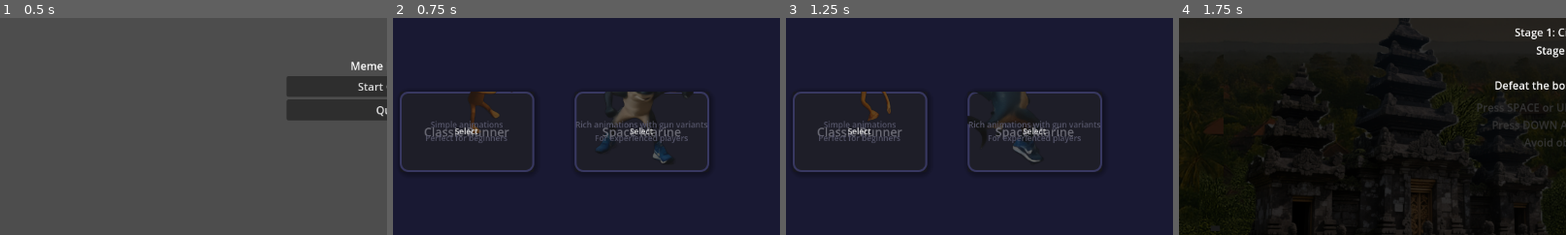
Above: before the commit, frames 1-4 (left to right).
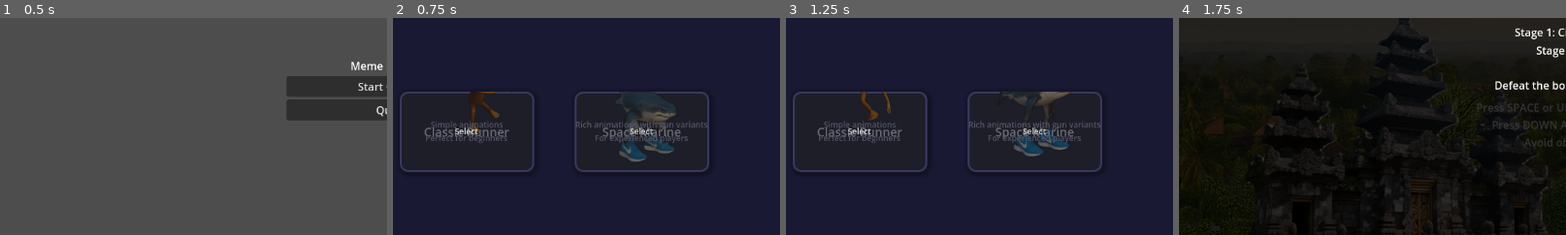
Above: after the commit, the same moments.

Repository: DeweyHur/meme_runner
Game: Godot game, scene res://scenes/MainMenu.tscn
Same seed, same stepped clock (60 frames per second), same inputs: the game is played once before the commit and once after it.
Inputs:
- Up to frame 1 (0.5 s): no input
- Up to frame 2 (0.75 s): click "Start Game" at 0.5 s
- Up to frame 3 (1.25 s): no input
- Up to frame 4 (1.75 s): click "Next" at 1.25 s
The pictures show only the part of the screen within x 0-50%, y 25-75%; the shares and areas given below are measured in that part.

Frame 1 is identical in both runs. In frame 2, 2.2% of the frame differs, in the area x 52-78%, y 33-67%; in frame 3, 1.4%; in frame 4, nothing differs.

Commit message:
'trallao'

Diff:
--- a/Player/space-marine.tscn
+++ b/Player/space-marine.tscn
@@ -18,8 +18,6 @@
 [ext_resource type="Texture2D" uid="uid://bdvf8esw71o44" path="res://Player/space-marine/Sprites/Crouch/sprites/crouch1.png" id="4_crouch1"]
 [ext_resource type="Texture2D" uid="uid://sgickaq31eoy" path="res://Player/space-marine/Sprites/Crouch/sprites/crouch2.png" id="4_crouch2"]
 [ext_resource type="Texture2D" uid="uid://dpebaiebshtvx" path="res://Player/space-marine/Sprites/Crouch/sprites/crouch3.png" id="4_crouch3"]
-[ext_resource type="Texture2D" uid="uid://dat3e2pcqmmnb" path="res://Player/space-marine/Sprites/Shoot/sprites/shoot1.png" id="5_shoot1"]
-[ext_resource type="Texture2D" uid="uid://80hbyslc5na4" path="res://Player/space-marine/Sprites/Shoot/sprites/shoot2.png" id="5_shoot2"]
 [ext_resource type="Texture2D" uid="uid://cnvdouth4sic1" path="res://Player/space-marine/Sprites/Climb/sprites/climb1.png" id="6_climb1"]
 [ext_resource type="Texture2D" uid="uid://di4pjekptsan7" path="res://Player/space-marine/Sprites/Climb/sprites/climb2.png" id="6_climb2"]
 [ext_resource type="Texture2D" uid="uid://bsfag3liqbdgf" path="res://Player/space-marine/Sprites/Climb/sprites/climb3.png" id="6_climb3"]
@@ -65,6 +63,7 @@
 [ext_resource type="Texture2D" uid="uid://cfa8e663qdi7x" path="res://Player/space-marine/Sprites/Throw/sprites/throw7.png" id="14_throw7"]
 [ext_resource type="Texture2D" uid="uid://ddcmomai8ptxk" path="res://Player/space-marine/Sprites/Throw/sprites/throw8.png" id="14_throw8"]
 [ext_resource type="Texture2D" uid="uid://bucbfeynqq6aa" path="res://Player/space-marine/tra_attack.png" id="22_1n2j1"]
+[ext_resource type="Texture2D" uid="uid://d2yhw82u2odu3" path="res://Player/Assets/tralla_jump.png" id="31_k4aw8"]
 
 [sub_resource type="AtlasTexture" id="AtlasTexture_qx64l"]
 atlas = ExtResource("22_1n2j1")
@@ -99,84 +98,156 @@
 region = Rect2(2304, 448, 768, 448)
 
 [sub_resource type="AtlasTexture" id="AtlasTexture_6h5un"]
-atlas = ExtResource("22_1n2j1")
+atlas = ExtResource("31_k4aw8")
 region = Rect2(0, 0, 768, 448)
 
 [sub_resource type="AtlasTexture" id="AtlasTexture_y8bfk"]
-atlas = ExtResource("22_1n2j1")
+atlas = ExtResource("31_k4aw8")
 region = Rect2(768, 0, 768, 448)
 
 [sub_resource type="AtlasTexture" id="AtlasTexture_ydi1y"]
-atlas = ExtResource("22_1n2j1")
+atlas = ExtResource("31_k4aw8")
 region = Rect2(1536, 0, 768, 448)
 
 [sub_resource type="AtlasTexture" id="AtlasTexture_m5xcx"]
-atlas = ExtResource("22_1n2j1")
+atlas = ExtResource("31_k4aw8")
 region = Rect2(2304, 0, 768, 448)
 
 [sub_resource type="AtlasTexture" id="AtlasTexture_sr3uu"]
-atlas = ExtResource("22_1n2j1")
+atlas = ExtResource("31_k4aw8")
 region = Rect2(0, 448, 768, 448)
 
 [sub_resource type="AtlasTexture" id="AtlasTexture_qstm2"]
-atlas = ExtResource("22_1n2j1")
+atlas = ExtResource("31_k4aw8")
 region = Rect2(768, 448, 768, 448)
 
 [sub_resource type="AtlasTexture" id="AtlasTexture_1n2j1"]
-atlas = ExtResource("22_1n2j1")
+atlas = ExtResource("31_k4aw8")
 region = Rect2(1536, 448, 768, 448)
 
 [sub_resource type="AtlasTexture" id="AtlasTexture_qgs4c"]
-atlas = ExtResource("22_1n2j1")
+atlas = ExtResource("31_k4aw8")
 region = Rect2(2304, 448, 768, 448)
 
 [sub_resource type="AtlasTexture" id="AtlasTexture_dum8w"]
-atlas = ExtResource("22_1n2j1")
+atlas = ExtResource("31_k4aw8")
 region = Rect2(0, 896, 768, 448)
 
 [sub_resource type="AtlasTexture" id="AtlasTexture_hotyw"]
-atlas = ExtResource("22_1n2j1")
+atlas = ExtResource("31_k4aw8")
 region = Rect2(768, 896, 768, 448)
 
 [sub_resource type="AtlasTexture" id="AtlasTexture_t0tv3"]
-atlas = ExtResource("22_1n2j1")
+atlas = ExtResource("31_k4aw8")
 region = Rect2(1536, 896, 768, 448)
 
 [sub_resource type="AtlasTexture" id="AtlasTexture_hervv"]
-atlas = ExtResource("22_1n2j1")
+atlas = ExtResource("31_k4aw8")
 region = Rect2(2304, 896, 768, 448)
 
 [sub_resource type="AtlasTexture" id="AtlasTexture_bf4yq"]
-atlas = ExtResource("22_1n2j1")
+atlas = ExtResource("31_k4aw8")
 region = Rect2(0, 1344, 768, 448)
 
 [sub_resource type="AtlasTexture" id="AtlasTexture_4pux5"]
 atlas = ExtResource("22_1n2j1")
+region = Rect2(0, 0, 768, 448)
+
+[sub_resource type="AtlasTexture" id="AtlasTexture_yacu5"]
+atlas = ExtResource("22_1n2j1")
+region = Rect2(768, 0, 768, 448)
+
+[sub_resource type="AtlasTexture" id="AtlasTexture_nojls"]
+atlas = ExtResource("22_1n2j1")
+region = Rect2(1536, 0, 768, 448)
+
+[sub_resource type="AtlasTexture" id="AtlasTexture_m3068"]
+atlas = ExtResource("22_1n2j1")
+region = Rect2(2304, 0, 768, 448)
+
+[sub_resource type="AtlasTexture" id="AtlasTexture_gs8ej"]
+atlas = ExtResource("22_1n2j1")
+region = Rect2(0, 448, 768, 448)
+
+[sub_resource type="AtlasTexture" id="AtlasTexture_4oca8"]
+atlas = ExtResource("22_1n2j1")
+region = Rect2(768, 448, 768, 448)
+
+[sub_resource type="AtlasTexture" id="AtlasTexture_ttjes"]
+atlas = ExtResource("22_1n2j1")
+region = Rect2(1536, 448, 768, 448)
+
+[sub_resource type="AtlasTexture" id="AtlasTexture_44l5v"]
+atlas = ExtResource("22_1n2j1")
+region = Rect2(2304, 448, 768, 448)
+
+[sub_resource type="AtlasTexture" id="AtlasTexture_rmgc7"]
+atlas = ExtResource("22_1n2j1")
+region = Rect2(0, 896, 768, 448)
+
+[sub_resource type="AtlasTexture" id="AtlasTexture_2l4gj"]
+atlas = ExtResource("22_1n2j1")
+region = Rect2(768, 896, 768, 448)
+
+[sub_resource type="AtlasTexture" id="AtlasTexture_f38q3"]
+atlas = ExtResource("22_1n2j1")
+region = Rect2(1536, 896, 768, 448)
+
+[sub_resource type="AtlasTexture" id="AtlasTexture_ayrh8"]
+atlas = ExtResource("22_1n2j1")
+region = Rect2(2304, 896, 768, 448)
+
+[sub_resource type="AtlasTexture" id="AtlasTexture_hp73o"]
+atlas = ExtResource("22_1n2j1")
+region = Rect2(0, 1344, 768, 448)
+
+[sub_resource type="AtlasTexture" id="AtlasTexture_71yfe"]
+atlas = ExtResource("22_1n2j1")
 region = Rect2(768, 1344, 768, 448)
 
-[sub_resource type="AtlasTexture" id="AtlasTexture_yacu5"]
+[sub_resource type="AtlasTexture" id="AtlasTexture_186xu"]
 atlas = ExtResource("22_1n2j1")
 region = Rect2(1536, 1344, 768, 448)
 
-[sub_resource type="AtlasTexture" id="AtlasTexture_nojls"]
+[sub_resource type="AtlasTexture" id="AtlasTexture_21ev7"]
 atlas = ExtResource("22_1n2j1")
 region = Rect2(2304, 1344, 768, 448)
 
-[sub_resource type="AtlasTexture" id="AtlasTexture_m3068"]
+[sub_resource type="AtlasTexture" id="AtlasTexture_dioeh"]
 atlas = ExtResource("22_1n2j1")
 region = Rect2(0, 1792, 768, 448)
 
-[sub_resource type="AtlasTexture" id="AtlasTexture_gs8ej"]
+[sub_resource type="AtlasTexture" id="AtlasTexture_yql8d"]
 atlas = ExtResource("22_1n2j1")
 region = Rect2(768, 1792, 768, 448)
 
-[sub_resource type="AtlasTexture" id="AtlasTexture_4oca8"]
+[sub_resource type="AtlasTexture" id="AtlasTexture_xd523"]
 atlas = ExtResource("22_1n2j1")
 region = Rect2(1536, 1792, 768, 448)
 
-[sub_resource type="AtlasTexture" id="AtlasTexture_ttjes"]
+[sub_resource type="AtlasTexture" id="AtlasTexture_l0wfs"]
 atlas = ExtResource("22_1n2j1")
 region = Rect2(2304, 1792, 768, 448)
+
+[sub_resource type="AtlasTexture" id="AtlasTexture_hlkgv"]
+atlas = ExtResource("22_1n2j1")
+region = Rect2(0, 2240, 768, 448)
+
+[sub_resource type="AtlasTexture" id="AtlasTexture_1t611"]
+atlas = ExtResource("22_1n2j1")
+region = Rect2(768, 2240, 768, 448)
+
+[sub_resource type="AtlasTexture" id="AtlasTexture_otq10"]
+atlas = ExtResource("22_1n2j1")
+region = Rect2(1536, 2240, 768, 448)
+
+[sub_resource type="AtlasTexture" id="AtlasTexture_2xy57"]
+atlas = ExtResource("22_1n2j1")
+region = Rect2(2304, 2240, 768, 448)
+
+[sub_resource type="AtlasTexture" id="AtlasTexture_krcyy"]
+atlas = ExtResource("22_1n2j1")
+region = Rect2(0, 2688, 768, 448)
 
 [sub_resource type="SpriteFrames" id="SpriteFrames_space_marine"]
 animations = [{
@@ -367,27 +438,6 @@
 }, {
 "duration": 1.0,
 "texture": SubResource("AtlasTexture_bf4yq")
-}, {
-"duration": 1.0,
-"texture": SubResource("AtlasTexture_4pux5")
-}, {
-"duration": 1.0,
-"texture": SubResource("AtlasTexture_yacu5")
-}, {
-"duration": 1.0,
-"texture": SubResource("AtlasTexture_nojls")
-}, {
-"duration": 1.0,
-"texture": SubResource("AtlasTexture_m3068")
-}, {
-"duration": 1.0,
-"texture": SubResource("AtlasTexture_gs8ej")
-}, {
-"duration": 1.0,
-"texture": SubResource("AtlasTexture_4oca8")
-}, {
-"duration": 1.0,
-"texture": SubResource("AtlasTexture_ttjes")
 }],
 "loop": true,
 "name": &"jump",
@@ -485,14 +535,83 @@
 }, {
 "frames": [{
 "duration": 1.0,
-"texture": ExtResource("5_shoot1")
-}, {
-"duration": 1.0,
-"texture": ExtResource("5_shoot2")
+"texture": SubResource("AtlasTexture_4pux5")
+}, {
+"duration": 1.0,
+"texture": SubResource("AtlasTexture_yacu5")
+}, {
+"duration": 1.0,
+"texture": SubResource("AtlasTexture_nojls")
+}, {
+"duration": 1.0,
+"texture": SubResource("AtlasTexture_m3068")
+}, {
+"duration": 1.0,
+"texture": SubResource("AtlasTexture_gs8ej")
+}, {
+"duration": 1.0,
+"texture": SubResource("AtlasTexture_4oca8")
+}, {
+"duration": 1.0,
+"texture": SubResource("AtlasTexture_ttjes")
+}, {
+"duration": 1.0,
+"texture": SubResource("AtlasTexture_44l5v")
+}, {
+"duration": 1.0,
+"texture": SubResource("AtlasTexture_rmgc7")
+}, {
+"duration": 1.0,
+"texture": SubResource("AtlasTexture_2l4gj")
+}, {
+"duration": 1.0,
+"texture": SubResource("AtlasTexture_f38q3")
+}, {
+"duration": 1.0,
+"texture": SubResource("AtlasTexture_ayrh8")
+}, {
+"duration": 1.0,
+"texture": SubResource("AtlasTexture_hp73o")
+}, {
+"duration": 1.0,
+"texture": SubResource("AtlasTexture_71yfe")
+}, {
+"duration": 1.0,
+"texture": SubResource("AtlasTexture_186xu")
+}, {
+"duration": 1.0,
+"texture": SubResource("AtlasTexture_21ev7")
+}, {
+"duration": 1.0,
+"texture": SubResource("AtlasTexture_dioeh")
+}, {
+"duration": 1.0,
+"texture": SubResource("AtlasTexture_yql8d")
+}, {
+"duration": 1.0,
+"texture": SubResource("AtlasTexture_xd523")
+}, {
+"duration": 1.0,
+"texture": SubResource("AtlasTexture_l0wfs")
+}, {
+"duration": 1.0,
+"texture": SubResource("AtlasTexture_hlkgv")
+}, {
+"duration": 1.0,
+"texture": SubResource("AtlasTexture_1t611")
+}, {
+"duration": 1.0,
+"texture": SubResource("AtlasTexture_otq10")
+}, {
+"duration": 1.0,
+"texture": SubResource("AtlasTexture_2xy57")
+}, {
+"duration": 1.0,
+"texture": SubResource("AtlasTexture_krcyy")
 }],
 "loop": true,
 "name": &"shoot",
-"speed": 5.0
+"speed": 60.0
 }, {
 "frames": [{
 "duration": 1.0,
@@ -534,7 +653,7 @@
 position = Vector2(0, -34)
 scale = Vector2(0.7, 0.7)
 sprite_frames = SubResource("SpriteFrames_space_marine")
-animation = &"jump"
+animation = &"crouch_gun"
 autoplay = "idle"
 
 [node name="CollisionShape2D" type="CollisionShape2D" parent="."]
Binary file added: Player/Assets/tralla_jump.png
Not shown, added: Player/Assets/tralla_jump.png.import
Not shown: 1 places in Player/space-marine.tscn that only renumber resources
